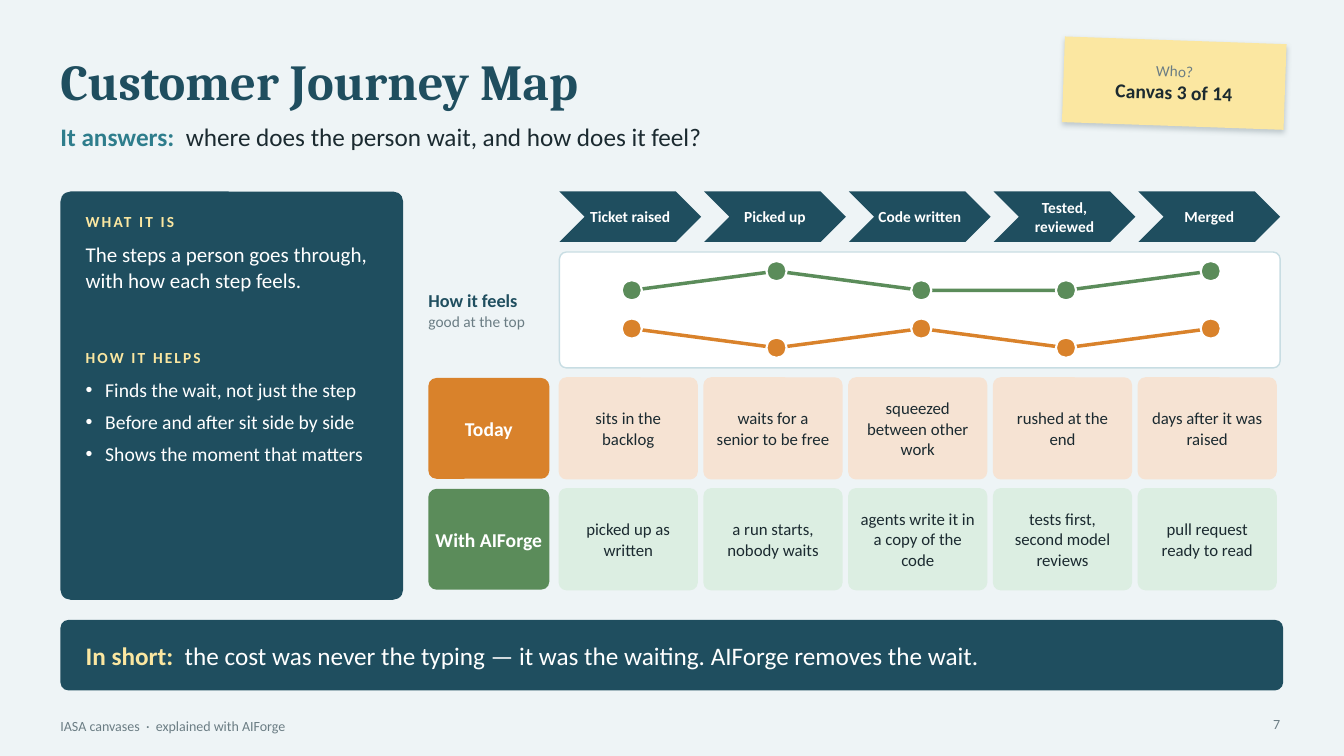
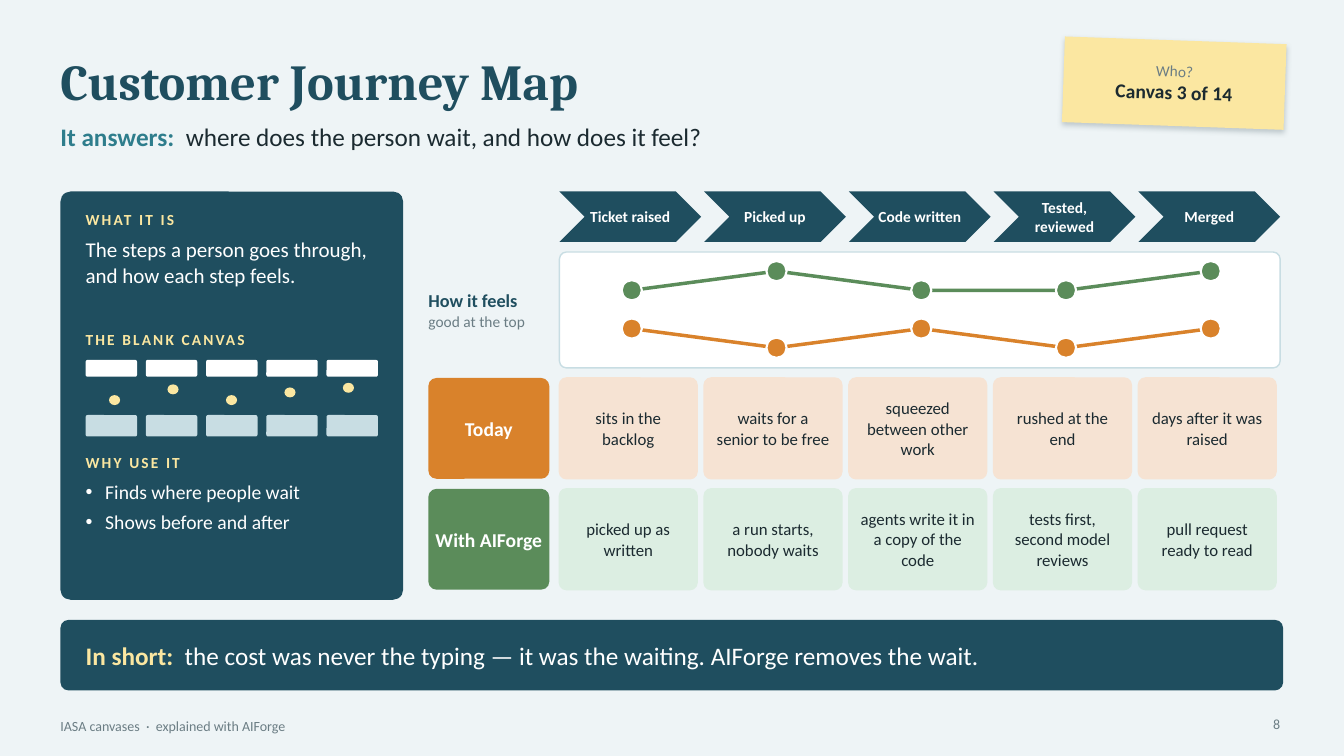
Before and after one commit to Manikanta-Reddy-Pasala/tools, a slide deck: slide 8 of course/iasa-aiforge/IASA-Canvases-with-AIForge.pptx (slide 7 before the commit). Drawn at 1344x756 pixels with LibreOffice and Linux fonts; fonts in the diff are those of the drawing. Boxes give left, top, right and bottom in pixels: in the first picture for what was removed or moved away, otherwise in the second. Text is boxed around its words. In the diff, an @@ line names an element or a change of style, - is before the commit and + after.

```diff
--- a/course/iasa-aiforge/IASA-Canvases-with-AIForge.pptx
+++ b/course/iasa-aiforge/IASA-Canvases-with-AIForge.pptx
@@ text "WHAT IT IS": place and size @@
-text "WHAT IT IS" at bbox=[86, 212, 378, 240]
+text "WHAT IT IS" at bbox=[86, 210, 378, 236]
@@ text at bbox=[86, 242, 367, 287]: text changed @@
-The steps a person goes through, with how each step feels.
+The steps a person goes through, and how each step feels.
@@ text removed at bbox=[86, 353, 201, 363] @@
-HOW IT HELPS
@@ text added at bbox=[86, 331, 378, 357], 11 pt, text #FBE7A1, bold @@
+THE BLANK CANVAS
@@ rounded rectangle added at bbox=[86, 360, 137, 377], fill #FFFFFF @@
@@ rounded rectangle added at bbox=[146, 360, 198, 377], fill #FFFFFF @@
@@ ellipse added at bbox=[167, 384, 178, 394], fill #FBE7A1 @@
@@ rounded rectangle added at bbox=[206, 360, 257, 377], fill #FFFFFF @@
@@ rounded rectangle added at bbox=[266, 360, 318, 377], fill #FFFFFF @@
@@ ellipse added at bbox=[284, 387, 295, 397], fill #FBE7A1 @@
@@ rounded rectangle added at bbox=[327, 360, 378, 377], fill #FFFFFF @@
@@ ellipse added at bbox=[343, 383, 354, 393], fill #FBE7A1 @@
@@ rounded rectangle added at bbox=[86, 415, 137, 437], fill #C8DDE3 @@
@@ ellipse added at bbox=[109, 395, 120, 405], fill #FBE7A1 @@
@@ rounded rectangle added at bbox=[146, 415, 198, 437], fill #C8DDE3 @@
@@ rounded rectangle added at bbox=[206, 415, 257, 437], fill #C8DDE3 @@
@@ ellipse added at bbox=[226, 395, 237, 405], fill #FBE7A1 @@
@@ rounded rectangle added at bbox=[266, 415, 318, 437], fill #C8DDE3 @@
@@ rounded rectangle added at bbox=[327, 415, 378, 437], fill #C8DDE3 @@
@@ text added at bbox=[86, 458, 180, 468], 11 pt, text #FBE7A1, bold @@
+WHY USE IT
@@ text at bbox=[105, 485, 300, 529]: text changed @@
-• Finds the wait, not just the step
-• Before and after sit side by side
-• Shows the moment that matters
+• Finds where people wait
+• Shows before and after
@@ page number at bbox=[1273, 719, 1280, 729]: text changed @@
-7
+8
```
Also in this commit, not shown: 15 other slides changed, 1 slide added, 3 other files.
